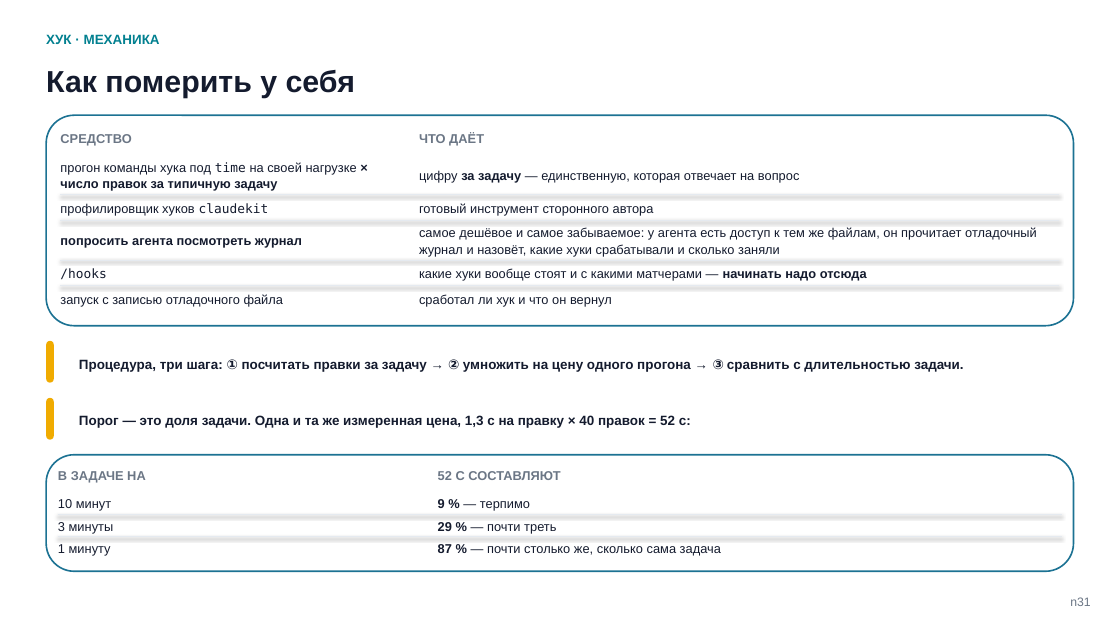
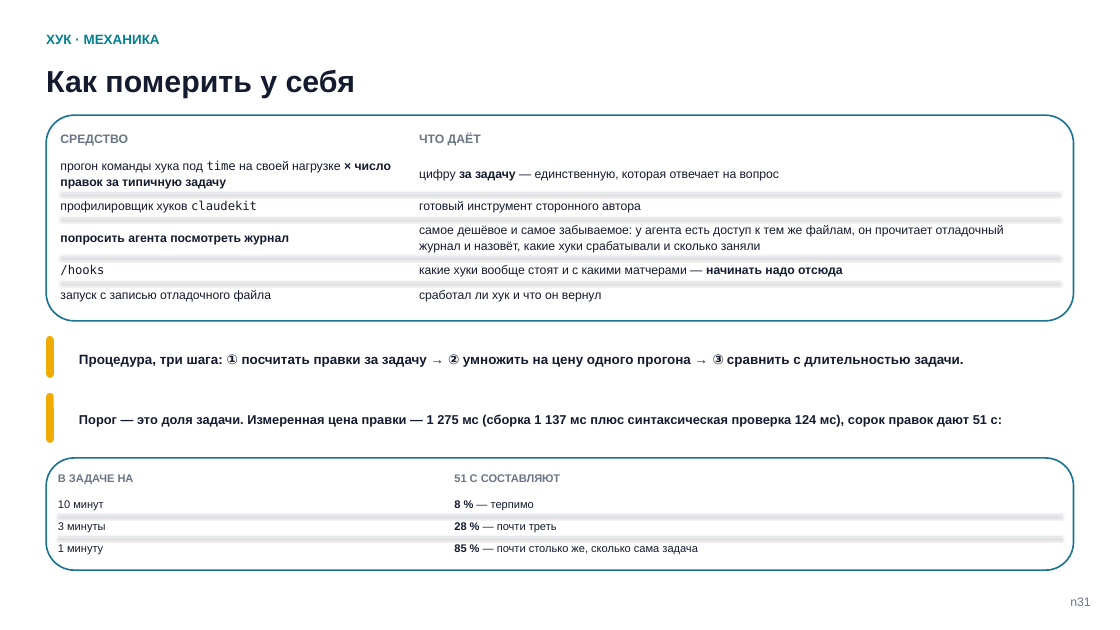
Before and after one commit to tellina-study/AI-usage-lessons, a slide deck: slide 34 of library/seminars/sem-05/rendered/sem-05.pptx (slide 33 before the commit). Drawn at 1120x630 pixels with LibreOffice and Linux fonts; fonts in the diff are those of the drawing. Boxes give left, top, right and bottom in pixels: in the first picture for what was removed or moved away, otherwise in the second. Text is boxed around its words. In the diff, an @@ line names an element or a change of style, - is before the commit and + after.

Commit message:
Заметки блока хуков стали речью, предел применимости второго кейса вернулся, подсветка с карты снята, расхождение 51/52 с закрыто #211

```diff
--- a/library/seminars/sem-05/rendered/sem-05.pptx
+++ b/library/seminars/sem-05/rendered/sem-05.pptx
@@ rounded rectangle at bbox=[46, 115, 1074, 321]: proportions changed @@
@@ rounded rectangle: place and size @@
-rounded rectangle at bbox=[46, 115, 1074, 326]
+rounded rectangle at bbox=[46, 115, 1074, 321]
@@ size 11 to 10.5 pt in 12 elements at bbox=[419, 133, 481, 146], bbox=[60, 134, 128, 146], bbox=[419, 169, 779, 181], bbox=[60, 160, 391, 189], bbox=[419, 201, 641, 213], bbox=[60, 200, 257, 213], bbox=[419, 225, 1004, 253], bbox=[60, 235, 289, 245], bbox=[419, 265, 842, 277], bbox=[60, 264, 104, 275], bbox=[419, 290, 601, 302], bbox=[60, 290, 271, 302] @@
@@ 2 lines, 1 text, 1 rounded rectangle: place and size @@
-2 lines, 1 text, 1 rounded rectangle at bbox=[46, 260, 1060, 383]
+2 lines, 1 text, 1 rounded rectangle at bbox=[46, 256, 1060, 378]
@@ rounded rectangle: place and size @@
-rounded rectangle at bbox=[46, 398, 54, 440]
+rounded rectangle at bbox=[46, 393, 54, 443]
@@ text at bbox=[79, 414, 1002, 427]: text changed; size 11.5 to 11 pt @@
-Порог — это доля задачи. Одна и та же измеренная цена, 1,3 с на правку × 40 правок = 52 с:
+Порог — это доля задачи. Измеренная цена правки — 1 275 мс (сборка 1 137 мс плюс синтаксическая проверка 124 мс), сорок правок дают 51 с:
@@ rounded rectangle at bbox=[46, 458, 1074, 571]: proportions changed @@
@@ size 11 to 9.5 pt in 4 elements at bbox=[58, 522, 105, 532], bbox=[58, 544, 103, 554], bbox=[58, 500, 103, 510], bbox=[58, 473, 134, 484] @@
@@ text at bbox=[454, 474, 560, 482]: text changed; size 11 to 9.5 pt @@
-52 С СОСТАВЛЯЮТ
+51 С СОСТАВЛЯЮТ
@@ text at bbox=[454, 499, 534, 510]: text changed; size 11 to 9.5 pt @@
-9 % — терпимо
+8 % — терпимо
@@ text at bbox=[454, 521, 557, 532]: text changed; size 11 to 9.5 pt @@
-29 % — почти треть
+28 % — почти треть
@@ text at bbox=[454, 543, 697, 554]: text changed; size 11 to 9.5 pt @@
-87 % — почти столько же, сколько сама задача
+85 % — почти столько же, сколько сама задача
```
Also in this commit, not shown: 6 other slides changed, 1 slide added, 21 other files.
